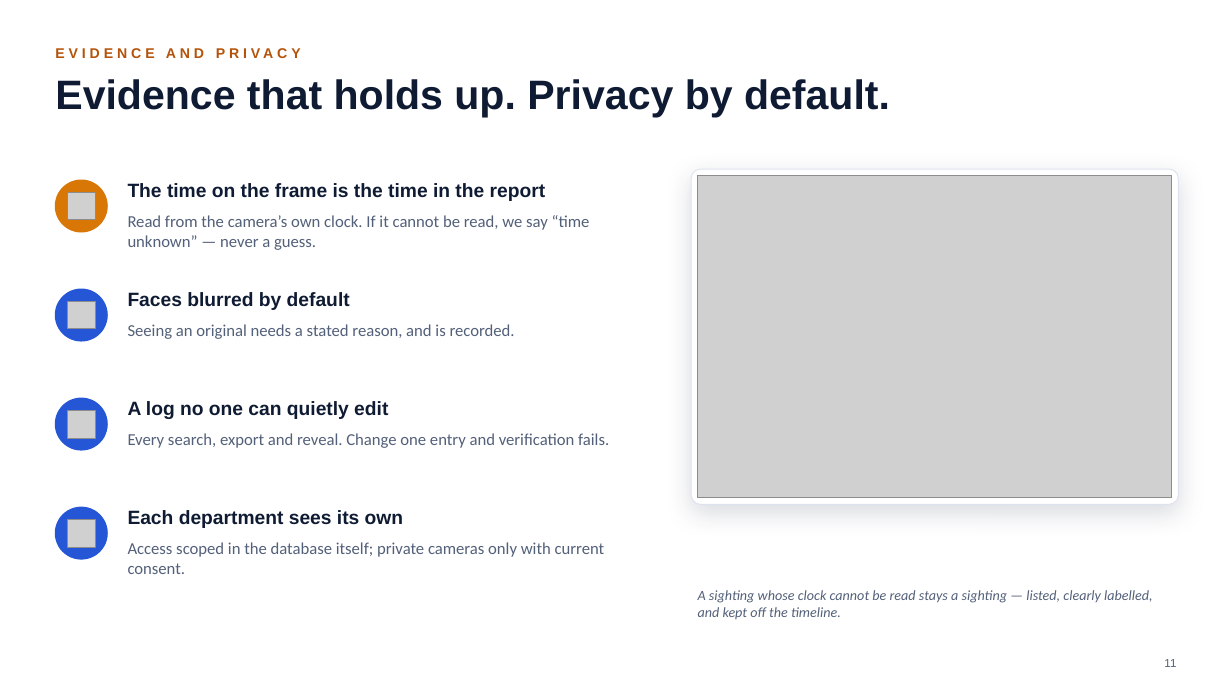
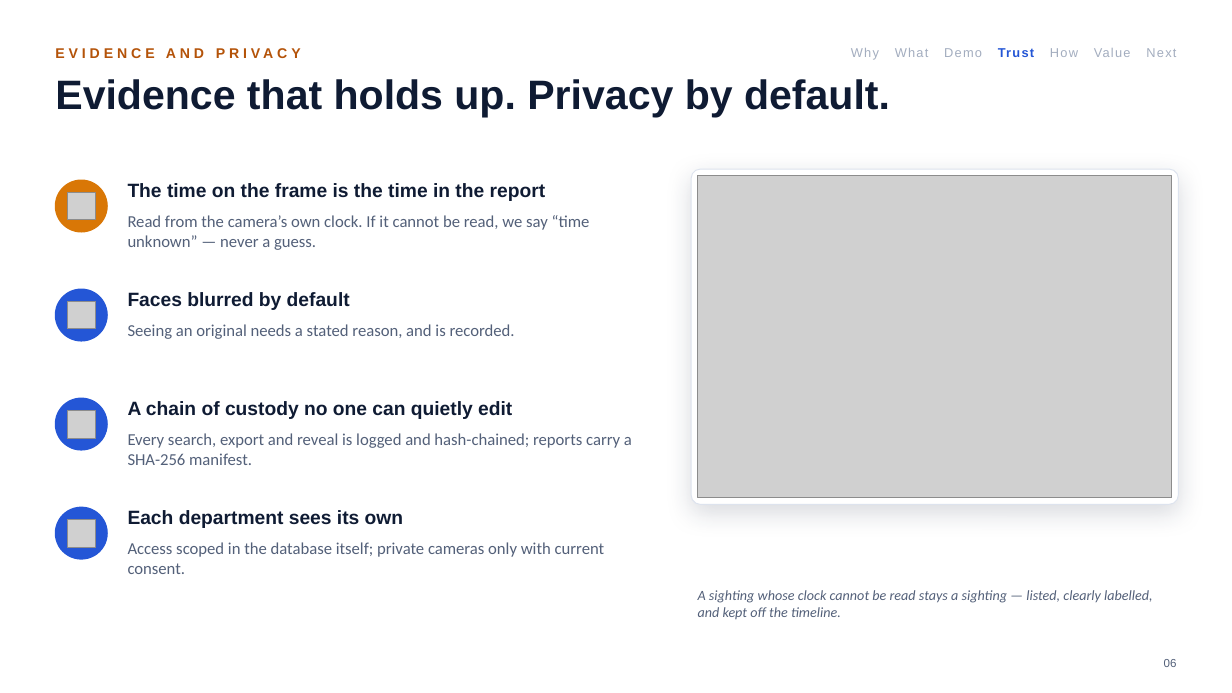
Before and after one commit to parthpatel643/sentinel-hackathon, a slide deck: slide 6 of docs/Sentinel-Finale-Pitch.pptx (slide 11 before the commit). Drawn at 1232x693 pixels with LibreOffice and Linux fonts; fonts in the diff are those of the drawing; grey boxes stand for pictures. Boxes give left, top, right and bottom in pixels: in the first picture for what was removed or moved away, otherwise in the second. Text is boxed around its words. In the diff, an @@ line names an element or a change of style, - is before the commit and + after.

```diff
--- a/docs/Sentinel-Finale-Pitch.pptx
+++ b/docs/Sentinel-Finale-Pitch.pptx
@@ text "EVIDENCE AND PRIVACY" rewrapped from box(55, 39, 1177, 67) to box(55, 39, 594, 67) @@
@@ text added at box(851, 48, 1176, 60), 10 pt, text #A3ADBF @@
+Why What Demo Trust How Value Next
@@ text at box(128, 401, 512, 419): text changed @@
-A log no one can quietly edit
+A chain of custody no one can quietly edit
@@ text at box(128, 433, 632, 465): text changed @@
-Every search, export and reveal. Change one entry and verification fails.
+Every search, export and reveal is logged and hash-chained; reports carry a SHA-256 manifest.
@@ text at box(1164, 659, 1177, 667): text changed @@
-11
+06
```
Also in this commit, not shown: 18 other slides changed, 2 slides added, 2 slides removed, 3 other files.
